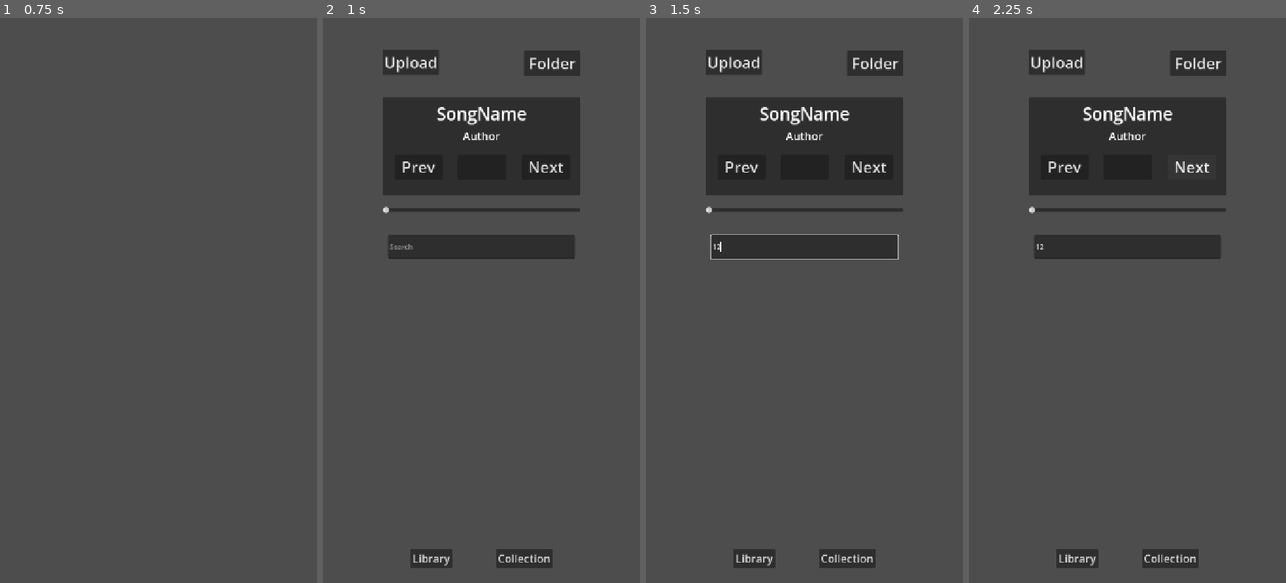
Above: before the commit, frames 1-4 (left to right).
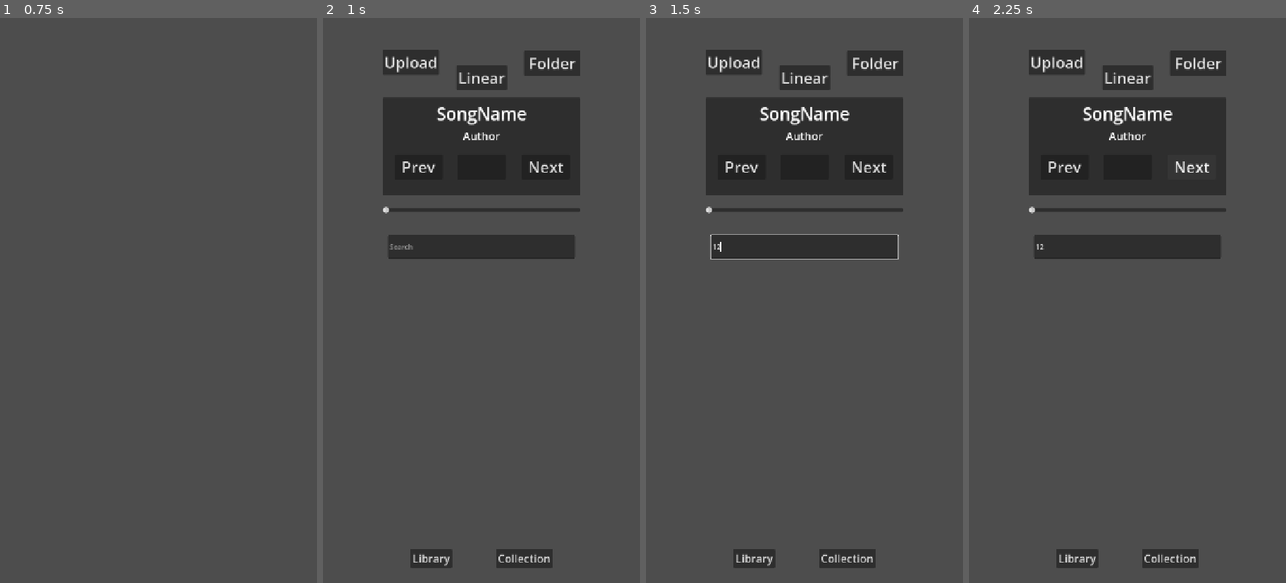
Above: after the commit, the same moments.

Repository: AeroSpaceGames/Mixtape
Game: Godot game, scene res://Scenes/loading.tscn
Same seed, same stepped clock (60 frames per second), same inputs: the game is played once before the commit and once after it. Sound files missing from this copy of the repository are replaced by a short silence.
Inputs (mouse positions are in pixels of both pictures, inside the frame that each line leads up to):
- Up to frame 1 (0.75 s): tap Enter at 0.5 s
- Up to frame 2 (1 s): no input
- Up to frame 3 (1.5 s): click (804, 249) at 1.27 s; type "12" at 1.35 s
- Up to frame 4 (2.25 s): click "Next" at 2 s

Frame 1 is identical in both runs. In frame 2, 0.6% of the frame differs, in the area x 42-59%, y 8-13%; in frame 3, 0.6%; in frame 4, 0.6%.

Commit message:
Random-Lineal PlayModes

Diff:
--- a/Scenes/Main.tscn
+++ b/Scenes/Main.tscn
@@ -452,14 +452,17 @@
 text = "Folder"
 
 [node name="PlayMode" type="Button" parent="Player/CurrentSong" unique_id=319920618]
-visible = false
-layout_mode = 1
-anchors_preset = 4
-anchor_top = 0.5
-anchor_bottom = 0.5
-offset_top = -210.0
-offset_right = 115.0
-offset_bottom = -153.0
+layout_mode = 1
+anchors_preset = 8
+anchor_left = 0.5
+anchor_top = 0.5
+anchor_right = 0.5
+anchor_bottom = 0.5
+offset_left = -57.5
+offset_top = -184.0
+offset_right = 57.5
+offset_bottom = -127.0
+grow_horizontal = 2
 grow_vertical = 2
 theme_override_font_sizes/font_size = 35
 text = "Linear"
@@ -621,6 +624,7 @@
 [connection signal="button_down" from="Player/CurrentSong/Prev" to="Player/CurrentSong" method="prev_song"]
 [connection signal="button_down" from="Player/CurrentSong/Upload" to="Player/UploadingHandle" method="open_file_manager"]
 [connection signal="button_down" from="Player/CurrentSong/UploadFolder" to="Player/UploadingHandle" method="open_folder_manager"]
+[connection signal="button_down" from="Player/CurrentSong/PlayMode" to="Player/CurrentSong" method="change_play_mode"]
 [connection signal="drag_ended" from="Player/CurrentSong/TimePreview" to="Player/CurrentSong" method="move_to_second"]
 [connection signal="value_changed" from="Player/CurrentSong/TimePreview" to="Player/CurrentSong" method="_on_time_preview_value_changed"]
 [connection signal="timeout" from="Player/CurrentSong/Seconds" to="Player/CurrentSong" method="second_passed"]
--- a/Scripts/GLOBAL/playlist_manager.gd
+++ b/Scripts/GLOBAL/playlist_manager.gd
@@ -23,14 +23,17 @@
 
 	match mode:
 		0: #Lineal Mode
-			for i in range(AudioManager.playing_song_index, len(songs) * 2): ##Fix the starting point
-				print("i ", i % (len(songs)))
+			for i in range(AudioManager.playing_song_index, len(songs) + AudioManager.playing_song_index + 1): ##Fix the starting point
 				var next_song: Song = AudioManager.song_library.songs_list.values()[songs[i % (len(songs))]]
 				actual_playlist.append([next_song.name, next_song.author])
 		1: #Random Mode
-			songs.shuffle()
-			var new_songs_order = songs
-			actual_playlist.append_array(new_songs_order)
+			var new_songs_order = []
+			for _j in 2:
+				songs.shuffle()
+				new_songs_order.append_array(songs)
+			for i in len(new_songs_order):
+				var next_song: Song = AudioManager.song_library.songs_list.values()[new_songs_order[i % len(new_songs_order)]]
+				actual_playlist.append([next_song.name, next_song.author])
 
 	playlist_index = 0
 
--- a/Scripts/GLOBAL/track_manager.gd
+++ b/Scripts/GLOBAL/track_manager.gd
@@ -5,7 +5,6 @@
 	AudioManager.selected_author = auth
 	var new_song_res: Song = AudioManager.song_library.get_song(nm, auth)
 	AudioManager.play_song(new_song_res)
-	print("song: " ,PlaylistManager.selected_mix, mode)
 	PlaylistManager.generate_playlist(PlaylistManager.mix_library.mixtape_list[PlaylistManager.selected_mix].song_indexes, mode)
 
 func send_casette(nm: String, auth: String, mode: int = 0):
@@ -13,7 +12,6 @@
 	AudioManager.selected_author = auth
 	var new_song_res: Song = AudioManager.song_library.get_song(nm, auth)
 	AudioManager.play_song(new_song_res)
-	print("casette: " ,PlaylistManager.selected_mix, mode)
 	PlaylistManager.generate_playlist(PlaylistManager.mix_library.mixtape_list[PlaylistManager.selected_mix].song_indexes, mode)
 
 
--- a/Scripts/current_song.gd
+++ b/Scripts/current_song.gd
@@ -14,7 +14,7 @@
 
 func restart_playlist():
 	if !PlaylistManager.has_next_song():
-		PlaylistManager.generate_playlist(PlaylistManager.mix_library.mixtape_list[PlaylistManager.selected_mix].song_indexes, 1)
+		PlaylistManager.generate_playlist(PlaylistManager.mix_library.mixtape_list[PlaylistManager.selected_mix].song_indexes, PlaylistManager.play_mode)
 	next_song()
 
 func change_play_mode():
--- a/Scripts/groups_manager.gd
+++ b/Scripts/groups_manager.gd
@@ -28,6 +28,7 @@
 			var new_group = group_scene.instantiate()
 			new_group.get_node("Name").text = AudioManager.song_library.songs_list.values()[song_res[i]].name
 			new_group.get_node("Author").text = AudioManager.song_library.songs_list.values()[song_res[i]].author
+			new_group.my_index = i
 			new_group.connect("play_me", TrackManager.send_song)
 			new_group.connect("play_me", _set_current)
 			group_container.add_child(new_group)
--- a/Scripts/mixtape_edit.gd
+++ b/Scripts/mixtape_edit.gd
@@ -13,7 +13,8 @@
 var recent_mixtape: Mixtape = null
 
 func _ready() -> void:
-	close_casette()
+	recent_mixtape = Mixtape.new()
+	hide()
 
 func read_mixtape(nm: String):
 	var res = PlaylistManager.mix_library.mixtape_list[nm]
@@ -31,6 +32,7 @@
 	duration.text = "Duration: " + str(recent_mixtape.duration)
 
 func close_casette():
+	group_handle.clean_groups()
 	recent_mixtape = Mixtape.new()
 	hide()
 
@@ -109,6 +111,9 @@
 	PlaylistManager.selected_mix = recent_mixtape.my_name
 	group_handle.clean_groups()
 	var new_song_res: Song = AudioManager.song_library.songs_list.values()[recent_mixtape.song_indexes[0]]
+	AudioManager.selected_song = new_song_res.name
+	AudioManager.selected_author = new_song_res.author
+	AudioManager.playing_song_index = 0
 	AudioManager.play_song(new_song_res)
 	current_song.set_song(new_song_res)
 	PlaylistManager.generate_playlist(recent_mixtape.song_indexes)
--- a/Scripts/song_group.gd
+++ b/Scripts/song_group.gd
@@ -21,5 +21,5 @@
 	add_remove.emit(my_index)
 
 func send_metadata():
+	AudioManager.playing_song_index = my_index
 	play_me.emit(my_name.text, author.text, PlaylistManager.play_mode)
-	AudioManager.playing_song_index = my_index
